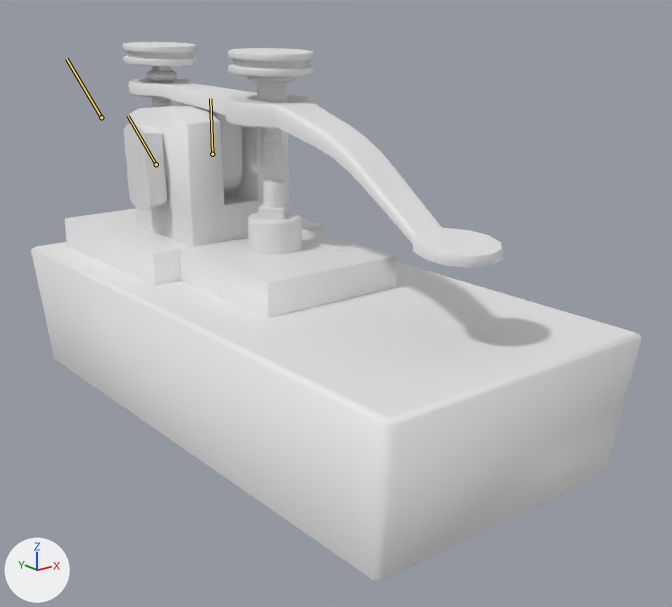
An edit to the FBX model Assets/Art/Meshes/GameJam_TelegraphPaCasse.fbx, drawn before and after from the same camera.
Camera for both pictures: a 50 mm camera at (-0.214, -0.312, 0.989) aimed at (-0.026, -0.077, 0.895). Arrows for +X, +Y and +Z are at lower left; the lights stay in place. The bones that bend it are drawn over the model as lines.

Objects in the first picture: 'Push', 'Telegraph', 'Telegraph_anim'.
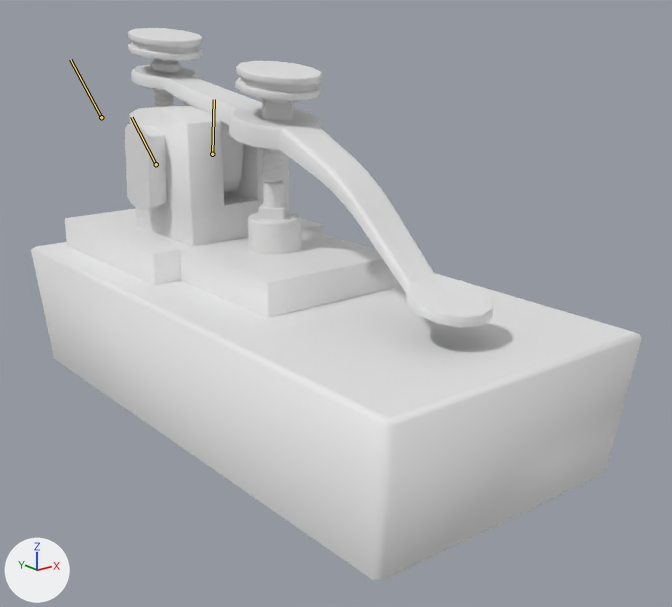
The newer file adds an action. The first version stands in its rest pose; the second is drawn at frame 1 of the action 'ActionPush'.

Location of each change, (x1, y1, x2, y2) in pixels of the pictures (672 x 607 px):
'Push', posed (33% taller)
    before: (122, 42, 504, 268)
    after: (128, 28, 493, 328)
'Telegraph_anim', posed
    before: (124, 124, 168, 210)
    after: (125, 124, 167, 211)
bone 'Rotator', root to tip
    before: (156, 164) to (128, 116)
    after: (156, 164) to (131, 117)
bone 'Bone', root to tip
    before: (212, 154) to (210, 98)
    after: (212, 154) to (214, 99)

The change, as a list of edits to the scene's bpy script:
```text
Change bone_rotator:
    where bone_rotator = bpy.data.objects['Armature'].pose.bones['Rotator']
    bone_rotator.rotation_quaternion: (1.0, 0.0, 0.0, 0.0) -> (0.998, 0.063, 0.0, 0.0)  # degrees (0, 0, 0) -> degrees (7, 0, 0)
Change bone_bone:
    where bone_bone = bpy.data.objects['Armature'].pose.bones['Bone']
    bone_bone.rotation_quaternion: (1.0, 0.0, 0.0, 0.0) -> (0.998, 0.063, 0.0, 0.0)  # degrees (0, 0, 0) -> degrees (7, 0, 0)
```
